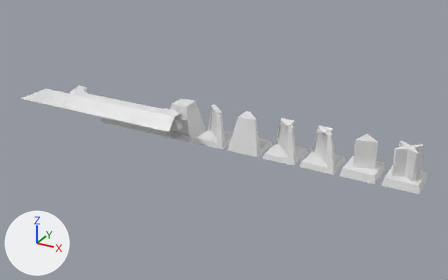
Two versions of the FBX model Assets/My Assets/Models/Tiles/Tiles.fbx, one commit apart.
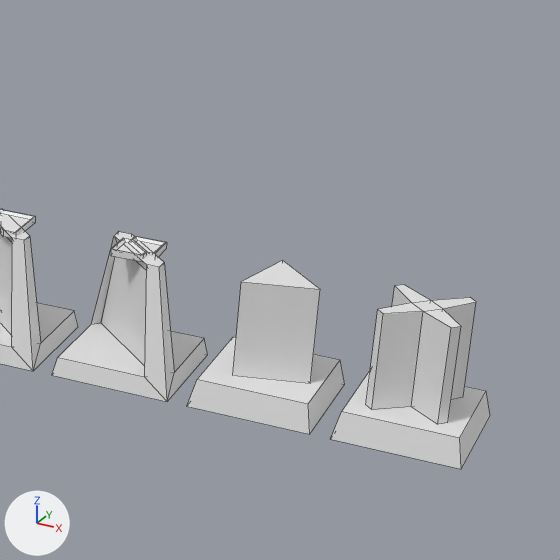
Each version appears first whole from a 50 mm camera at (10.5, -13.23, 6.67) aimed at (3.43, -0.37, 0.24), and next in a close-up on the part from 64% to 100% of the width and 21% to 79% of the height. The lights are fixed; the arrows at lower left show +X, +Y and +Z. The close-ups show mesh edges as thin lines. Where no turn or scale is listed for an object, it has been applied to the vertices. Vertices at the same position are counted once.

The first close-up shows 'Diffraction Grid', 'One Way Mirror', 'Prism', 'Two Way Mirror'.
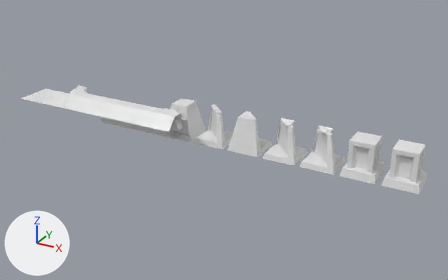
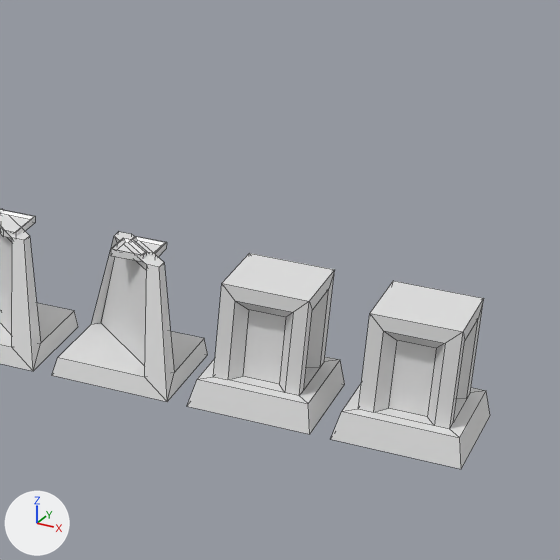
Changed parts and their boxes [x1, y1, x2, y2] in the close-ups (560 x 560 px; the box of a moved part takes in the faces that stretch with it):
'Diffraction Grid', reshaped: before [331, 285, 490, 469]; after [331, 281, 490, 469]
'Prism', reshaped: before [187, 260, 345, 434]; after [187, 253, 345, 434]
part 1 of me_tile_002, moved or reshaped: before [366, 285, 476, 424]; after [342, 281, 486, 437]
part 2 of me_tile_001, built on: before [233, 260, 320, 383]; after [198, 253, 340, 404]

Edits to the bpy script that builds the scene:
```text
Add mat_material:
    mat_material = principled_material('Material')
    mat_material.base_color = (0.8, 0.8, 0.8)  # white #e7e7e7
    mat_material.roughness = 0.4
Change me_tile_001:
    used by ob_prism; location = (7.0, 0.0, 0.0)
    remove me_tile_001.from_pydata(...)  # 14 vertices, 10 faces; spans x -0.43..0.43, y -0.43..0.43, z 0.0..0.9
    add me_tile_001.from_pydata(...)  # 48 vertices, 41 faces; spans x -0.43..0.43, y -0.43..0.43, z 0.0..0.9
    me_tile_001 part 2: 6 vertices removed from x -0.193..0.309, y -0.21..0.292, z 0.2..0.9; 40 vertices added at x -0.3..0.3, y -0.3..0.3, z 0.2..0.9
    add me_tile_001.materials.append(mat_material)  # white #e7e7e7
    add me_tile_001.materials.append(mat_material_001)  # white #e7e7e7
Change me_tile_002:
    used by ob_diffraction_grid; location = (8.0, 0.0, 0.0)
    remove me_tile_002.from_pydata(...)  # 32 vertices, 27 faces; spans x -0.43..0.43, y -0.43..0.43, z 0.0..0.9
    add me_tile_002.from_pydata(...)  # 48 vertices, 41 faces; spans x -0.43..0.43, y -0.43..0.43, z 0.0..0.9
    me_tile_002 part 1: 24 vertices removed from x -0.27..0.27, y -0.27..0.27, z 0.2..0.9; 40 vertices added at x -0.3..0.3, y -0.3..0.3, z 0.2..0.9
    add me_tile_002.materials.append(mat_material)  # white #e7e7e7
    add me_tile_002.materials.append(mat_material_001)  # white #e7e7e7
```
